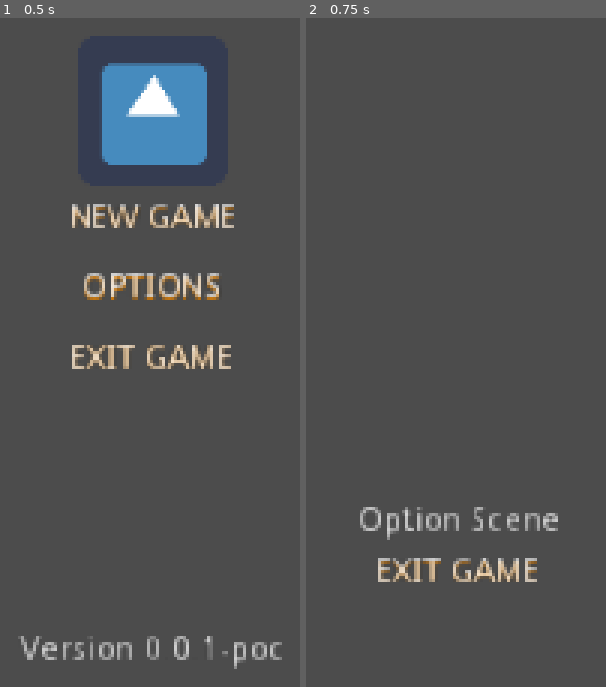
Above: before the commit, frames 1-2 (left to right).
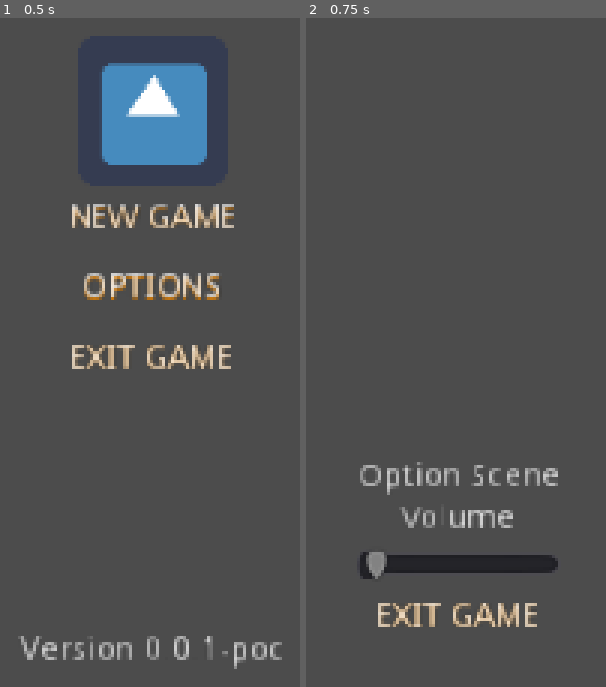
Above: after the commit, the same moments.

Repository: nadzmiidzham/poc-roguelike
Game: Godot game, scene res://src/ui/main_menu/main_menu.tscn
Two runs of this game, one before a commit and one after it. Both use one fixed random seed, a clock stepped at 60 frames per second and the inputs below. The engine's default icon, where the game draws it, is replaced by a stand-in: a white triangle on a blue panel in a dark square.
Inputs:
- Up to frame 1 (0.5 s): no input
- Up to frame 2 (0.75 s): click "Options" at 0.5 s

Frame 1 is identical in both runs. In frame 2, 5.2% of the frame differs, in the area x 18-84%, y 66-92%.

Commit message:
added slider to option scene

Diff:
--- a/src/ui/main_menu/scene/option_scene.tscn
+++ b/src/ui/main_menu/scene/option_scene.tscn
@@ -8,12 +8,29 @@
 
 [node name="VBoxContainer" parent="CenterContainer" index="0"]
 margin_left = 469.0
+margin_top = 262.0
 margin_right = 555.0
+margin_bottom = 338.0
 
 [node name="Label" parent="CenterContainer/VBoxContainer" index="0"]
 margin_right = 86.0
 text = "Option Scene"
 
-[node name="ExitGameButton" parent="CenterContainer/VBoxContainer" index="1"]
+[node name="VolumeLabel" type="Label" parent="CenterContainer/VBoxContainer" index="1"]
+margin_top = 30.0
 margin_right = 86.0
+margin_bottom = 32.0
+text = "Volume"
+align = 1
+valign = 1
+
+[node name="VolumeSlider" type="HSlider" parent="CenterContainer/VBoxContainer" index="2"]
+margin_top = 50.0
+margin_right = 86.0
+margin_bottom = 52.0
+
+[node name="ExitGameButton" parent="CenterContainer/VBoxContainer" index="3"]
+margin_top = 80.0
+margin_right = 86.0
+margin_bottom = 76.0
 [connection signal="pressed" from="CenterContainer/VBoxContainer/ExitGameButton" to="." method="_on_ExitGameButton_pressed"]
--- a/src/ui/main_menu/scene/sample_menu_scene.tscn
+++ b/src/ui/main_menu/scene/sample_menu_scene.tscn
@@ -21,6 +21,11 @@
 margin_top = 281.0
 margin_right = 576.0
 margin_bottom = 319.0
+grow_horizontal = 2
+grow_vertical = 2
+size_flags_horizontal = 3
+size_flags_vertical = 3
+alignment = 1
 
 [node name="Label" type="Label" parent="CenterContainer/VBoxContainer"]
 margin_right = 129.0
